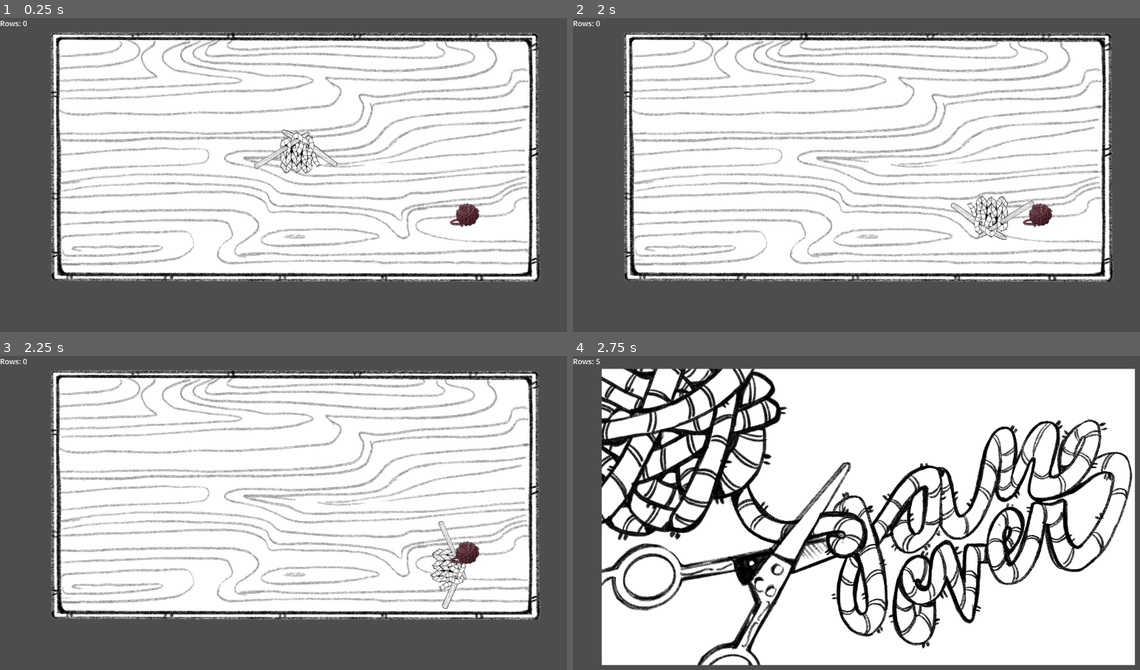
Above: before the commit, frames 1-4 (two rows, left to right).
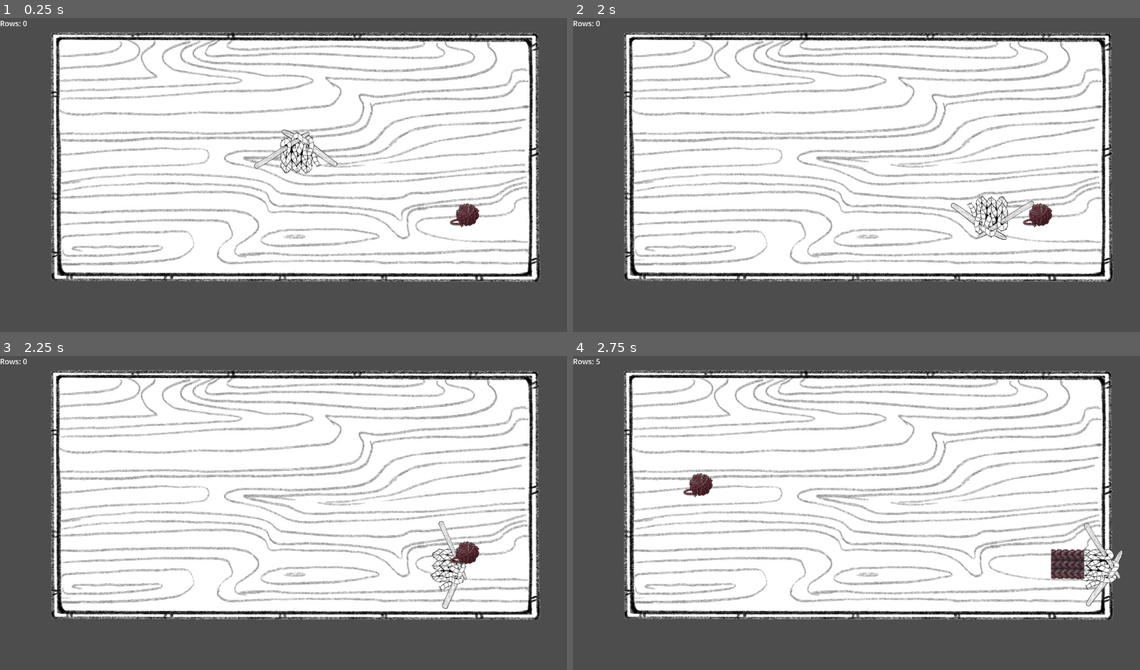
Above: after the commit, the same moments.

Repository: magaly3118/Serpentwine
Game: Godot game, scene res://Scenes/level.tscn
The game is run twice, just before and just after one commit, with the same random seed, the same clock (stepped at 60 frames per second) and the same inputs.
Inputs:
- Up to frame 1 (0.25 s): no input
- Up to frame 2 (2 s): hold Right (ui_right) 0.53-1.28 s; hold Down (ui_down) from 1.28 s (still down)
- Up to frame 3 (2.25 s): release Down (ui_down) at 2.03 s; hold Right (ui_right) from 2.03 s (still down)
- Up to frame 4 (2.75 s): keep holding Right (ui_right)

Frames 1-3 are identical in both runs. In frame 4, 52% of the frame differs, in the area x 5-100%, y 3-99%.

Commit message:
body tiles now add at front of scarf, correct colors

Diff:
--- a/Knit-prototype/Scenes/scarf_body.tscn
+++ b/Knit-prototype/Scenes/scarf_body.tscn
@@ -10,7 +10,7 @@
 
 [node name="Sprite2D" type="Sprite2D" parent="."]
 rotation = 1.5708
-scale = Vector2(1.13, 1.13)
+scale = Vector2(1.12, 1.12)
 texture = ExtResource("2_uyrvo")
 
 [node name="CollisionShape2D" type="CollisionShape2D" parent="."]
--- a/Knit-prototype/Scripts/level.gd
+++ b/Knit-prototype/Scripts/level.gd
@@ -50,4 +50,4 @@
 func end_game():
 	# add end game code!!!
 	get_tree().paused = true
-	$game_over/game_over_screen.show()
+	#$game_over/game_over_screen.show()
--- a/Knit-prototype/Scripts/scarf.gd
+++ b/Knit-prototype/Scripts/scarf.gd
@@ -14,7 +14,6 @@
 enum{nan, UP, DOWN, LEFT, RIGHT}
 
 # scarf body tiles tracking variables
-var last_piece_added
 var body_tiles_list = [] # list of scarf body tiles, see func add_body_tiles()
 
 @onready var scarf_body = preload("res://Scenes/scarf_body.tscn")
@@ -78,7 +77,11 @@
 		set_rotation(PI/2)
 
 func add_body_tile(texture_id: int):
-	var last_tile = body_tiles_list.back() # returns null if empty
+	var body_tiles = get_tree().get_nodes_in_group("body") # get all body tiles as a list
+	for tile in body_tiles: # for each scarf_body node in the list
+		tile.time += 0.2 # makes rest of body tiles wait
+
+	var first_tile = body_tiles_list.back() # gets current first_tile, returns null if empty
 	var instance = scarf_body.instantiate() # create scarf_body node
 
 	# COLOR
@@ -87,21 +90,23 @@
 	var texture = textures[texture_id]
 	sprite.texture = texture
 
-	# MOVEMENT
-	if(last_tile): # if there are body tiles in the list
+	# NEWVMENT
+	if(first_tile):# if there are body tiles in the list
+		instance.get_node("CollisionShape2D").set_disabled(true) # disable collision
 		get_owner().add_child(instance) # add this scarf_body as child to owner node
-		instance.global_position = last_tile.global_position # set scarf body's position as the position of the last tile
-		instance.move_trail = last_tile.move_trail.duplicate() # duplicate the list of movements to follow
-		body_tiles_list.append(instance) # add to my body tile list
-		instance.previous_piece = last_piece_added # set current previous piece to be previous last piece
-		last_piece_added = instance # set current last piece to be the newly made piece
+		instance.global_position = global_position # get position from head
+		body_tiles_list.append(instance) # add to my body tile list, note list is opposite of neck to tail order
+		first_tile.get_node("CollisionShape2D").set_disabled(false) # enable collision
+		first_tile.prev_tile = instance
+		instance.prev_tile = self
+		first_tile = instance
 	else: # first body tile being added to head, there are not any body tiles in the list yet
 		instance.get_node("CollisionShape2D").set_disabled(true) # disable collision
 		get_owner().add_child(instance) # add this scarf_body as child to owner node
-		instance.global_position = global_position # put it in same current position as head
-		body_tiles_list.append(instance) # add to my body tile list
-		instance.previous_piece = self # set previous piece to be the head, which is the previous last piece
-		last_piece_added = instance # set current last piece as the newly made piece
+		instance.global_position = global_position # get position from head
+		body_tiles_list.append(instance) # add to my body tile list, note list is opposite of neck to tail order
+		instance.prev_tile = self # prev_tile is head
+		first_tile = instance
 
 func change_head_sprite():
 	# reverse sprite visibility
--- a/Knit-prototype/Scripts/scarf_body.gd
+++ b/Knit-prototype/Scripts/scarf_body.gd
@@ -1,11 +1,11 @@
 extends Area2D
 var move_trail=[] # List of head movement for body tiles to follow
 var direction
-var time = 0.2
-var time_to_move = 0.015
+var time = 0.2 #
+var time_to_move = 0.015 # length of timer
 @export var move_distance : float = 6
 enum{nan, UP, DOWN, LEFT, RIGHT}
-var previous_piece
+var prev_tile
 
 
 # Called when the node enters the scene tree for the first time.
@@ -32,7 +32,7 @@
 		global_translate(Vector2(-1,0) * move_distance)
 	elif(direction == RIGHT):
 		global_translate(Vector2(1,0) * move_distance)
-	look_at(previous_piece.global_position)
+	look_at(prev_tile.global_position)
 
 # adding movement of the head to the movement trail list
 func add_to_trail(dir):
